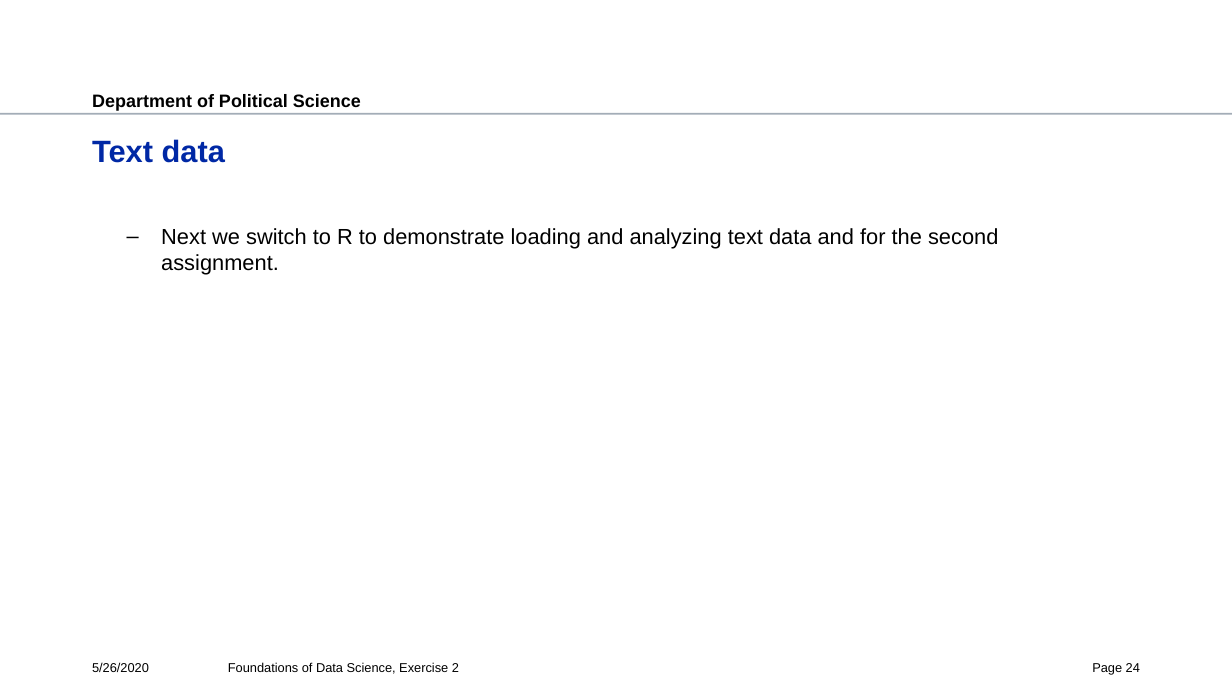
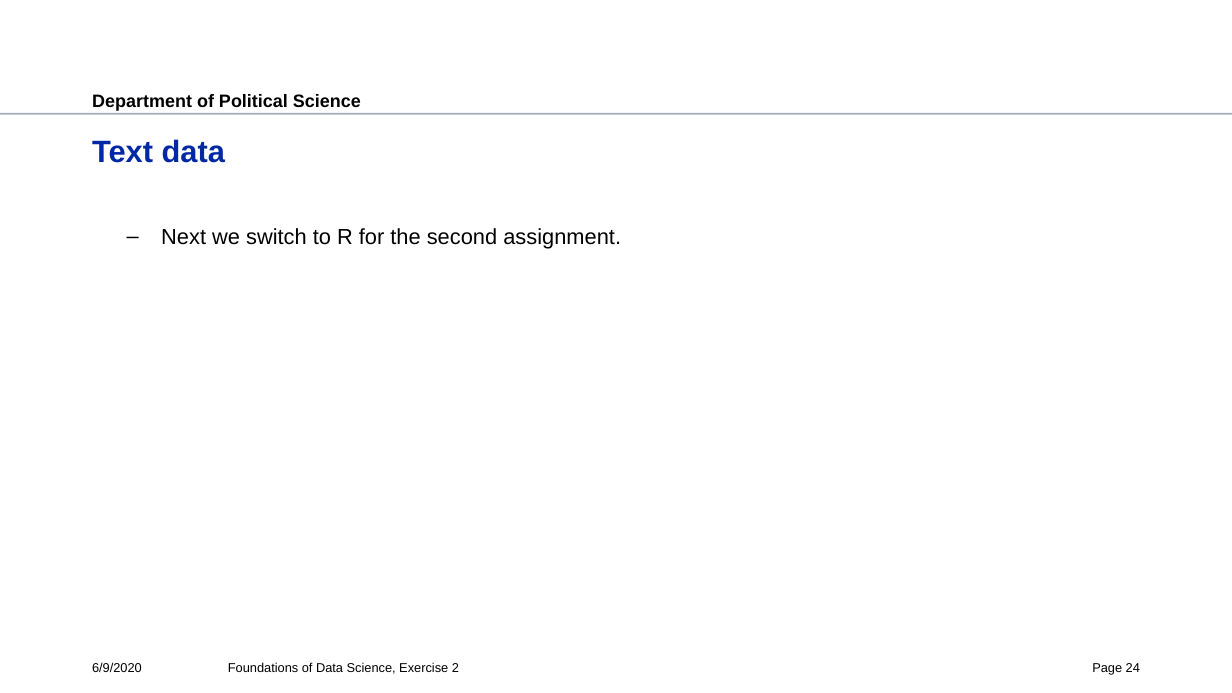
Before and after one commit to polianchykova/fds-2020-exercise, a slide deck: slide 24 of ex2/ex2.pptx. Drawn at 1232x693 pixels with LibreOffice and Linux fonts; fonts in the diff are those of the drawing; background and template pictures are left out. Boxes give left, top, right and bottom in pixels: in the first picture for what was removed or moved away, otherwise in the second. Text is boxed around its words. In the diff, an @@ line names an element or a change of style, - is before the commit and + after.

```diff
--- a/ex2/ex2.pptx
+++ b/ex2/ex2.pptx
@@ text at [161, 228, 621, 249]: text changed @@
-  – Next we switch to R to demonstrate loading and analyzing text data and for the second assignment.
+  – Next we switch to R for the second assignment.
@@ text at [92, 662, 142, 672]: text changed @@
-5/26/2020
+6/9/2020
```
Also in this commit, not shown: 19 other slides changed.
